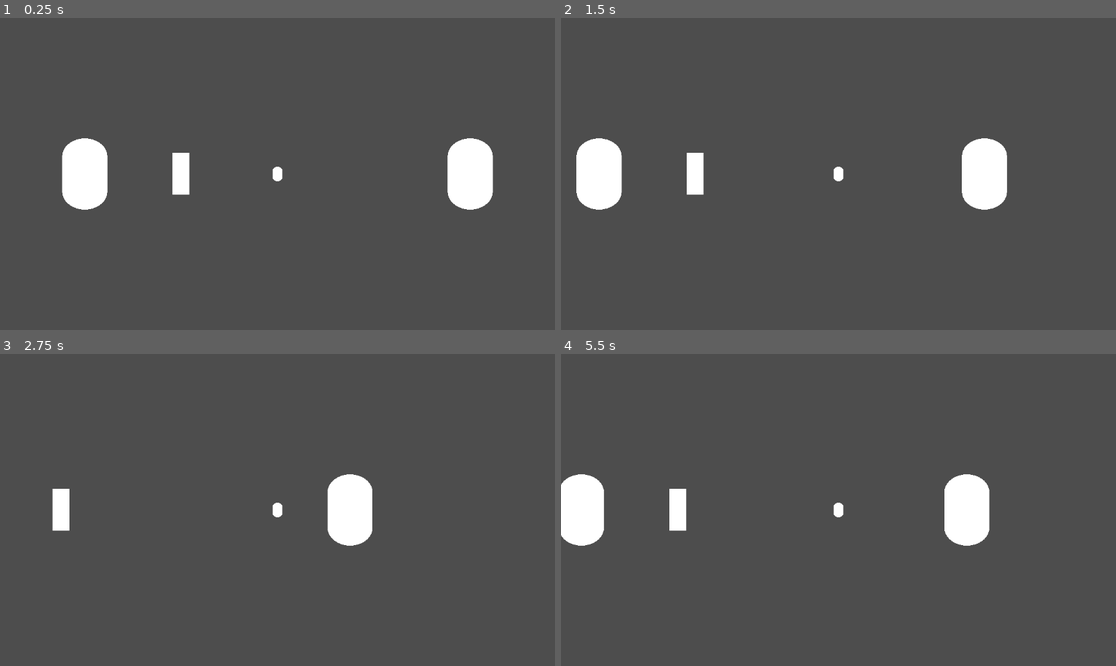
Above: before the commit, frames 1-4 (two rows, left to right).
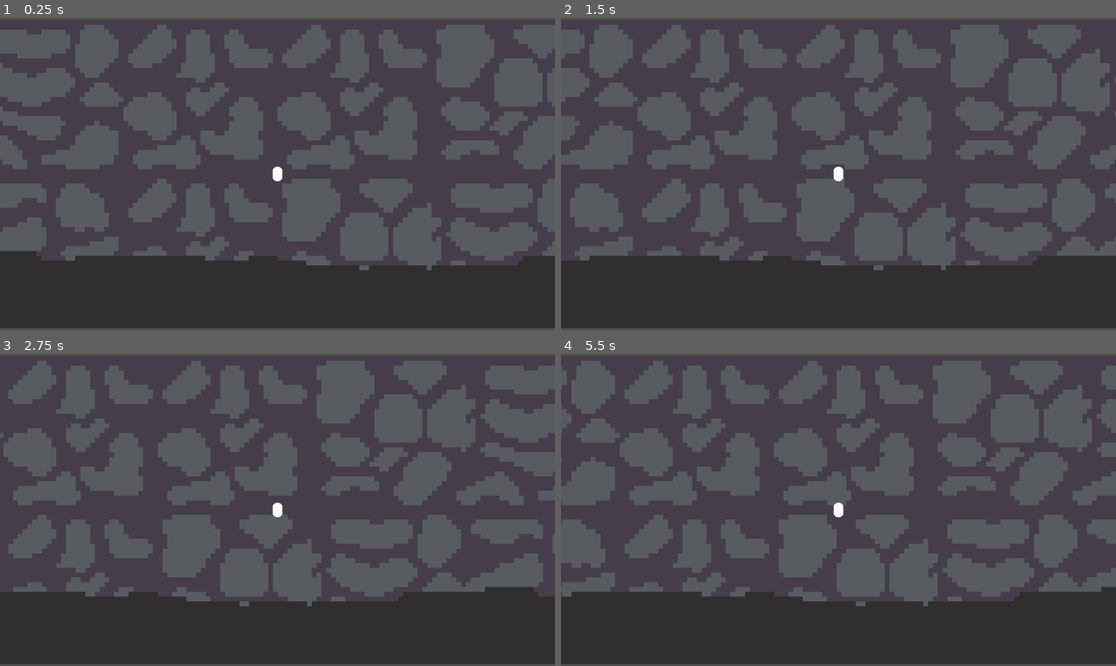
Above: after the commit, the same moments.

Repository: CreaJeu/LePhareFarAway
Game: Godot game, scene res://scenes/levels/main.tscn
Two runs of this game, one before a commit and one after it. Both use one fixed random seed, a clock stepped at 60 frames per second and the inputs below.
Inputs:
- Up to frame 1 (0.25 s): no input
- Up to frame 2 (1.5 s): tap Enter at 0.5 s; hold D (right) 0.53-1.28 s; tap E (interact) at 0.6, 1.35 s; hold Down (ui_down) from 1.28 s (still down)
- Up to frame 3 (2.75 s): release Down (ui_down) at 2.03 s; hold D (right) from 2.03 s (still down); tap E (interact) at 2.1 s
- Up to frame 4 (5.5 s): release D (right) at 2.78 s; hold Up (ui_up) 2.78-3.53 s; tap E (interact) every 0.75 s from 2.85 to 5.1 s; hold A (left) 3.53-5.03 s; hold Down (ui_down) from 5.03 s (still down)

The runs differ from the first frame. In frame 1, 25% of the frame differs, in the area x 0-100%, y 38-100%; in frame 2, 25%; in frame 3, 24%; in frame 4, 25%.

Commit message:
backgroundtest

Diff:
--- a/scenes/levels/main.tscn
+++ b/scenes/levels/main.tscn
@@ -2,8 +2,7 @@
 
 [ext_resource type="PackedScene" uid="uid://tuv2d44iv0ue" path="res://scenes/prefabs/player.tscn" id="1_wvub0"]
 [ext_resource type="PackedScene" uid="uid://ceidtf6p5gate" path="res://scenes/prefabs/interactable.tscn" id="2_kfq6f"]
-
-[sub_resource type="CapsuleMesh" id="CapsuleMesh_lr008"]
+[ext_resource type="Texture2D" uid="uid://dk26by5bk2kp5" path="res://assets/sprites/tileset/stonetile_background.png" id="3_yonmt"]
 
 [sub_resource type="GDScript" id="GDScript_ph7y7"]
 script/source = "extends Node2D
@@ -14,18 +13,6 @@
 
 [node name="Main" type="Node2D"]
 
-[node name="Player" parent="." instance=ExtResource("1_wvub0")]
-
-[node name="MeshInstance2D" type="MeshInstance2D" parent="."]
-position = Vector2(400, 0)
-scale = Vector2(93.5, 74)
-mesh = SubResource("CapsuleMesh_lr008")
-
-[node name="MeshInstance2D2" type="MeshInstance2D" parent="."]
-position = Vector2(-400, 0)
-scale = Vector2(93.5, 74)
-mesh = SubResource("CapsuleMesh_lr008")
-
 [node name="ObjetTest" type="Node2D" parent="."]
 position = Vector2(-200, 0)
 script = SubResource("GDScript_ph7y7")
@@ -33,3 +20,17 @@
 [node name="Interactable" parent="ObjetTest" instance=ExtResource("2_kfq6f")]
 sizeX = 35.0
 sizeY = 87.0
+
+[node name="StonetileBackground" type="Sprite2D" parent="."]
+texture_filter = 1
+position = Vector2(-640, 0)
+scale = Vector2(10, 10)
+texture = ExtResource("3_yonmt")
+
+[node name="StonetileBackground2" type="Sprite2D" parent="."]
+texture_filter = 1
+position = Vector2(640, 0)
+scale = Vector2(10, 10)
+texture = ExtResource("3_yonmt")
+
+[node name="Player" parent="." instance=ExtResource("1_wvub0")]
--- a/scripts/player.gd
+++ b/scripts/player.gd
@@ -1,16 +1,15 @@
 extends CharacterBody2D
 
 const SPEED = 300.0
-const JUMP_VELOCITY = -400.0
 
 @export var is_limited := true
 
 func _process(delta):
 	if is_limited:
-		if self.position.x > 400:
-			self.position.x = -400
-		if self.position.x < -400:
-			self.position.x = 400
+		if self.position.x > 640:
+			self.position.x = -640
+		if self.position.x < -640:
+			self.position.x = 640
 
 func _physics_process(delta):
 	var direction := Input.get_vector("left", "right", "ui_up", "ui_down")
Renamed: assets/tileset/Sprite-0007.aseprite -> assets/sprites/tileset/Sprite-0007.aseprite
Renamed: assets/tileset/background_complete.png -> assets/sprites/tileset/background_complete.png
Not shown, added: assets/sprites/tileset/background_complete.png.import
Renamed: assets/tileset/ground.png -> assets/sprites/tileset/ground.png
Not shown, added: assets/sprites/tileset/ground.png.import
Renamed: assets/tileset/stonetile_background.aseprite -> assets/sprites/tileset/stonetile_background.aseprite
Renamed: assets/tileset/stonetile_background.png -> assets/sprites/tileset/stonetile_background.png
Not shown, added: assets/sprites/tileset/stonetile_background.png.import
Renamed: assets/tileset/tileset.aseprite -> assets/sprites/tileset/tileset.aseprite
